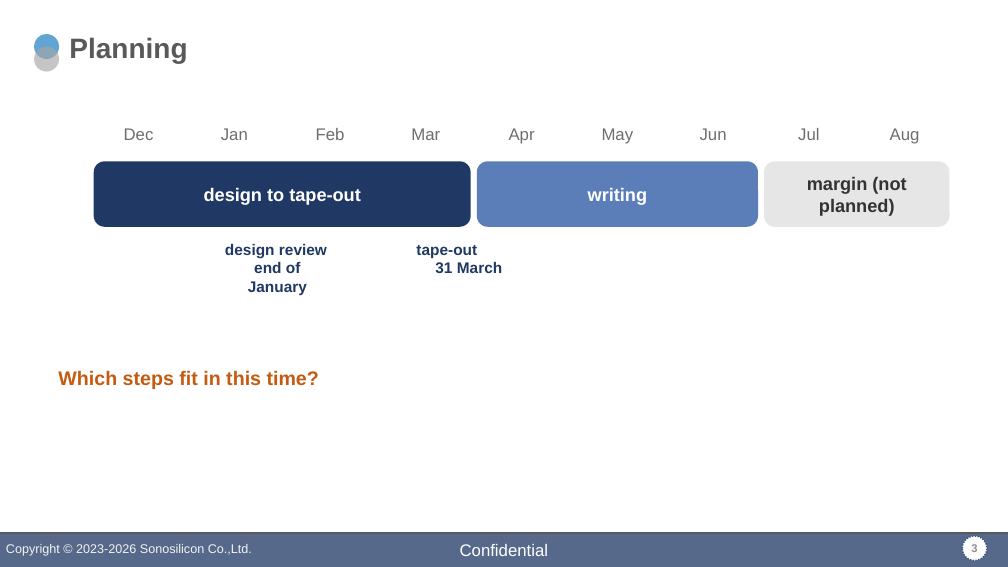
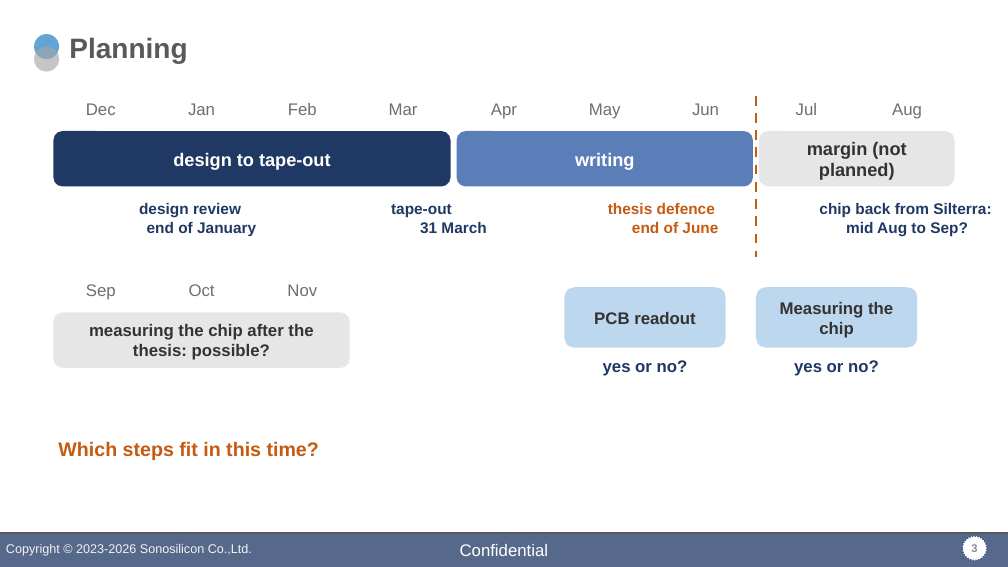
Before and after one commit to DirkJanKr/F280049C_MotorDrive, a slide deck: slide 3 of Zaan_MATLAB/slides/zaan_professor_visit.pptx. Drawn at 1008x567 pixels with LibreOffice and Linux fonts; fonts in the diff are those of the drawing; background and template pictures are left out. Boxes give left, top, right and bottom in pixels: in the first picture for what was removed or moved away, otherwise in the second. Text is boxed around its words. In the diff, an @@ line names an element or a change of style, - is before the commit and + after.

```diff
--- a/Zaan_MATLAB/slides/zaan_professor_visit.pptx
+++ b/Zaan_MATLAB/slides/zaan_professor_visit.pptx
@@ text "Dec": place and size @@
-text "Dec" at bbox=[124, 128, 154, 140]
+text "Dec" at bbox=[86, 103, 116, 115]
@@ text "Jan": place and size @@
-text "Jan" at bbox=[221, 128, 248, 140]
+text "Jan" at bbox=[188, 103, 215, 115]
@@ text "Feb": place and size @@
-text "Feb" at bbox=[316, 128, 345, 140]
+text "Feb" at bbox=[288, 103, 317, 115]
@@ text "Mar": place and size @@
-text "Mar" at bbox=[411, 128, 440, 140]
+text "Mar" at bbox=[389, 103, 418, 115]
@@ text "Apr": place and size @@
-text "Apr" at bbox=[509, 128, 535, 144]
+text "Apr" at bbox=[491, 103, 517, 119]
@@ text "May": place and size @@
-text "May" at bbox=[602, 128, 634, 144]
+text "May" at bbox=[589, 103, 621, 119]
@@ text "Jun": place and size @@
-text "Jun" at bbox=[700, 128, 727, 140]
+text "Jun" at bbox=[692, 103, 719, 115]
@@ text "Jul": place and size @@
-text "Jul" at bbox=[798, 128, 819, 140]
+text "Jul" at bbox=[796, 103, 817, 115]
@@ line added from (756, 96) to (756, 257), #C55A11 1.75 pt dashed @@
@@ text "Aug": place and size @@
-text "Aug" at bbox=[890, 128, 920, 144]
+text "Aug" at bbox=[892, 103, 922, 119]
@@ rounded rectangle "design to tape-out": place and size @@
-rounded rectangle "design to tape-out" at bbox=[94, 161, 471, 227]
+rounded rectangle "design to tape-out" at bbox=[53, 131, 451, 186]
@@ rounded rectangle "writing": place and size @@
-rounded rectangle "writing" at bbox=[477, 161, 758, 227]
+rounded rectangle "writing" at bbox=[457, 131, 753, 186]
@@ rounded rectangle "margin (not planned)": place and size @@
-rounded rectangle "margin (not planned)" at bbox=[764, 161, 950, 227]
+rounded rectangle "margin (not planned)" at bbox=[759, 131, 955, 186]
@@ text "design review end of January" rewrapped from bbox=[225, 244, 327, 295] to bbox=[139, 203, 256, 236] @@
@@ text "tape-out 31 March" rewrapped from bbox=[416, 245, 502, 273] to bbox=[391, 204, 486, 233] @@
@@ text added at bbox=[608, 203, 718, 233], 11 pt, text #C55A11, bold @@
+thesis defence
+end of June
@@ text added at bbox=[819, 203, 991, 237], 11 pt, text #203864, bold @@
+chip back from Silterra:
+mid Aug to Sep?
@@ text added at bbox=[86, 284, 116, 300], 12 pt, text #6E6E6E @@
+Sep
@@ text added at bbox=[189, 284, 215, 296], 12 pt, text #6E6E6E @@
+Oct
@@ text added at bbox=[287, 284, 317, 296], 12 pt, text #6E6E6E @@
+Nov
@@ rounded rectangle added at bbox=[564, 287, 726, 348], fill #BDD7EE, 12 pt, text #333333, bold @@
+PCB readout
@@ rounded rectangle added at bbox=[756, 287, 917, 348], fill #BDD7EE, 12 pt, text #333333, bold @@
+Measuring the chip
@@ rounded rectangle added at bbox=[53, 312, 350, 368], fill #E7E6E6, 12 pt, text #333333, bold @@
+measuring the chip after the thesis: possible?
@@ text added at bbox=[603, 360, 688, 376], 12 pt, text #203864, bold @@
+yes or no?
@@ text added at bbox=[794, 360, 879, 376], 12 pt, text #203864, bold @@
+yes or no?
@@ text "Which steps fit in this ...": place and size @@
-text "Which steps fit in this ..." at bbox=[58, 370, 319, 389]
+text "Which steps fit in this ..." at bbox=[58, 441, 319, 460]
```
Also in this commit, not shown: 1 other file.
